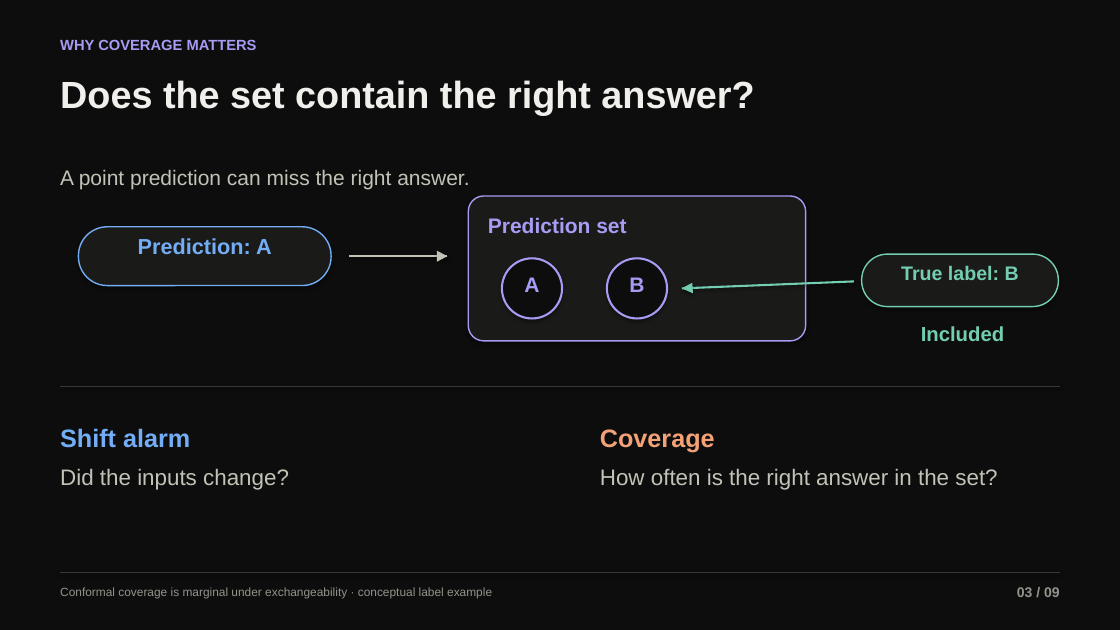
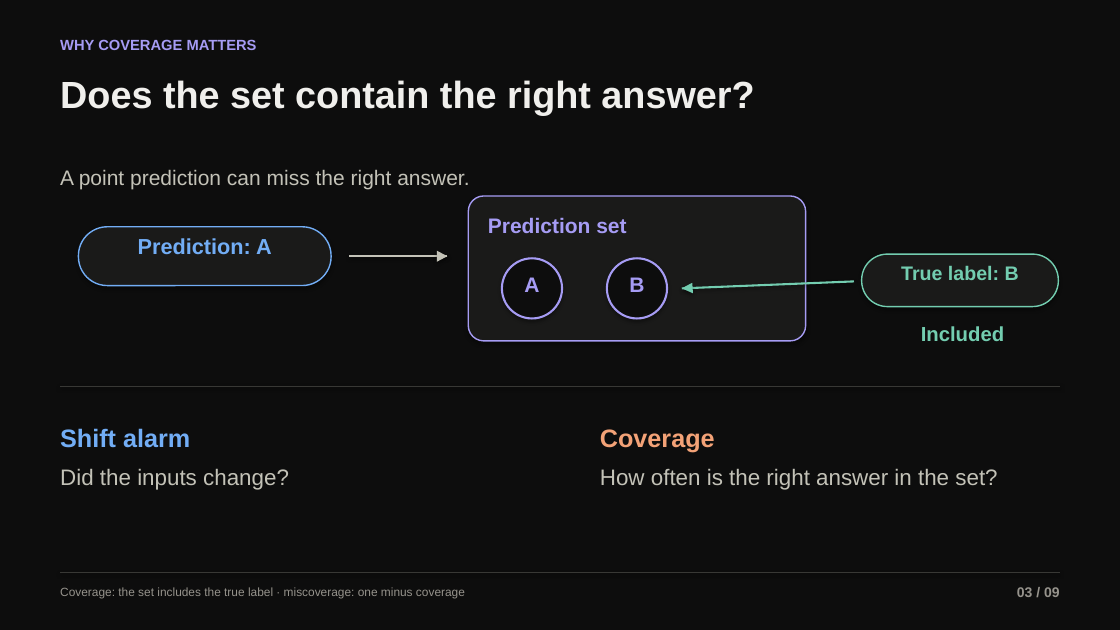
Before and after one commit to ChorokLeeDev/research-papers, a slide deck: slide 3 of decks/phd-interview/deck.pptx. Drawn at 1120x630 pixels with LibreOffice and Linux fonts; fonts in the diff are those of the drawing. Boxes give left, top, right and bottom in pixels: in the first picture for what was removed or moved away, otherwise in the second. Text is boxed around its words. In the diff, an @@ line names an element or a change of style, - is before the commit and + after.

```diff
--- a/decks/phd-interview/deck.pptx
+++ b/decks/phd-interview/deck.pptx
@@ text at bbox=[60, 587, 465, 599]: text changed @@
-Conformal coverage is marginal under exchangeability · conceptual label example
+Coverage: the set includes the true label · miscoverage: one minus coverage
```
Also in this commit, not shown: 4 other slides changed, 6 other files.
